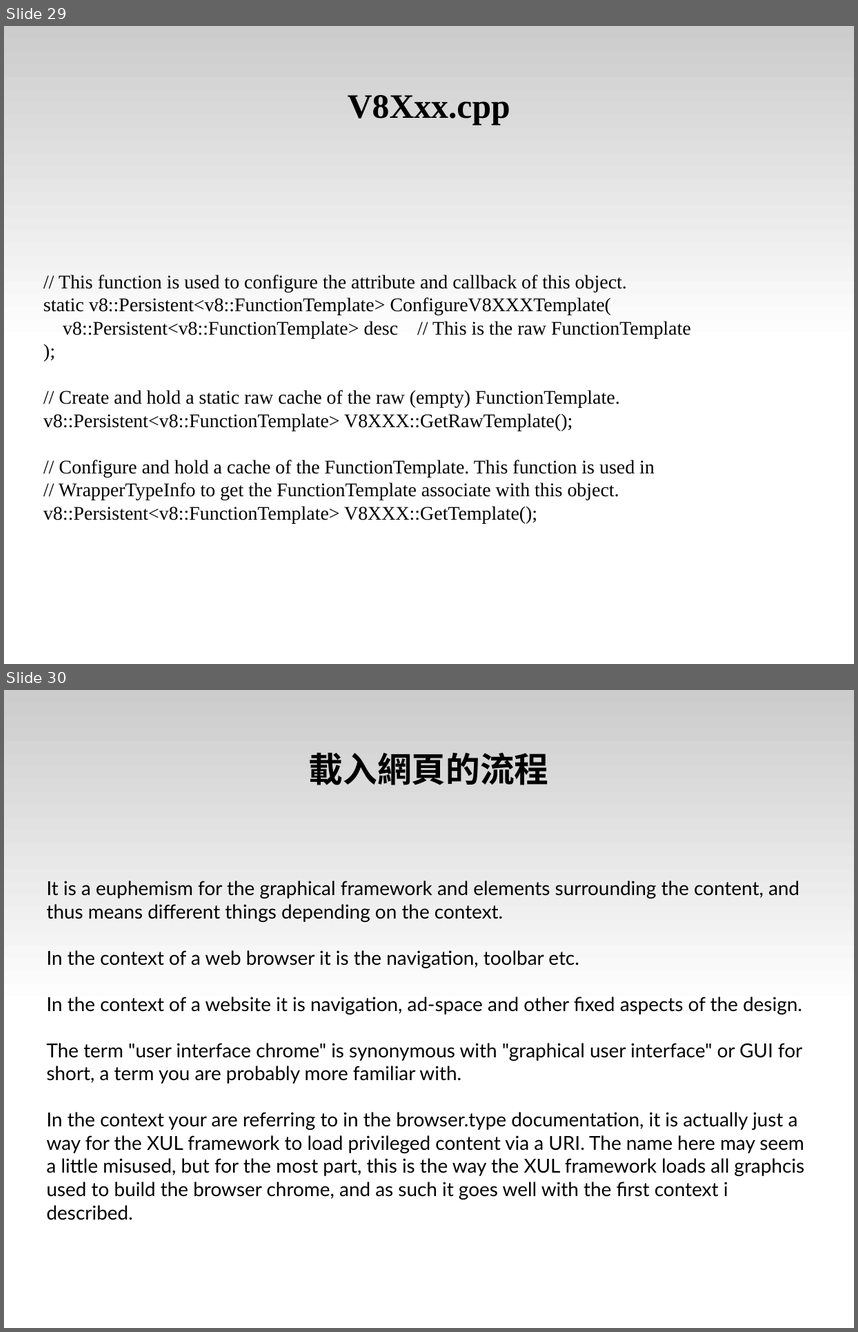
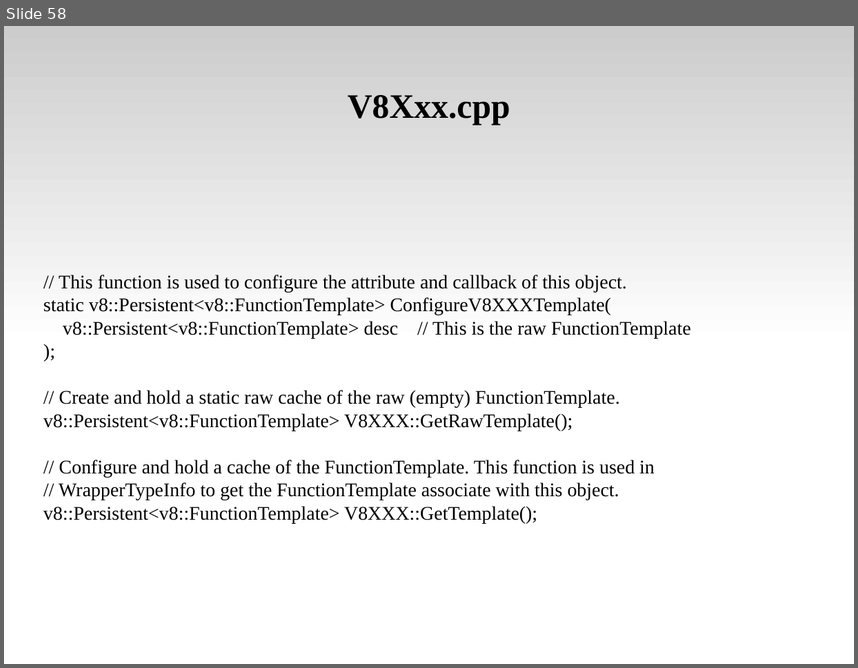
Before and after one commit to tsaicw/browser_research, a slide deck: WebKit/WebKit.odp. Shown one above the other, each under a label of ours: slides 29 and 30 before the commit, slide 58 after it. The pictures are 858x1332 and 858x668 pixels, drawn with LibreOffice and Linux fonts; fonts in the diff are those of the drawing. Boxes give left, top, right and bottom in pixels: in the first picture for what was removed or moved away, otherwise in the second. Text is boxed around its words. In the diff, an @@ line names an element or a change of style, - is before the commit and + after.

Commit message:
[WebKit]   Modify the "Table of Contents" page.   Modify the "What is Chrome" page.

```diff
--- a/WebKit/WebKit.odp
+++ b/WebKit/WebKit.odp
@@ slide 30 removed at [4, 690, 854, 1328], background #FFFFFF; not listed: 1 template element that a slide beside it also shows @@
@@ title removed at [309, 753, 549, 785] @@
-載入網頁的流程
@@ subtitle removed at [47, 880, 804, 1220] @@
-It is a euphemism for the graphical framework and elements surrounding the content, and thus means different things depending on the context.
-In the context of a web browser it is the navigation, toolbar etc.
-In the context of a website it is navigation, ad-space and other fixed aspects of the design.
-The term "user interface chrome" is synonymous with "graphical user interface" or GUI for short, a term you are probably more familiar with.
-In the context your are referring to in the browser.type documentation, it is actually just a way for the XUL framework to load privileged content via a URI. The name here may seem a little misused, but for the most part, this is the way the XUL framework loads all graphcis used to build the browser chrome, and as such it goes well with the first context i described.
@@ what was slide 29 is now slide 58 @@
```
Also in this commit, not shown: 7 slides changed, 2 slides added, 2 other slides removed.
